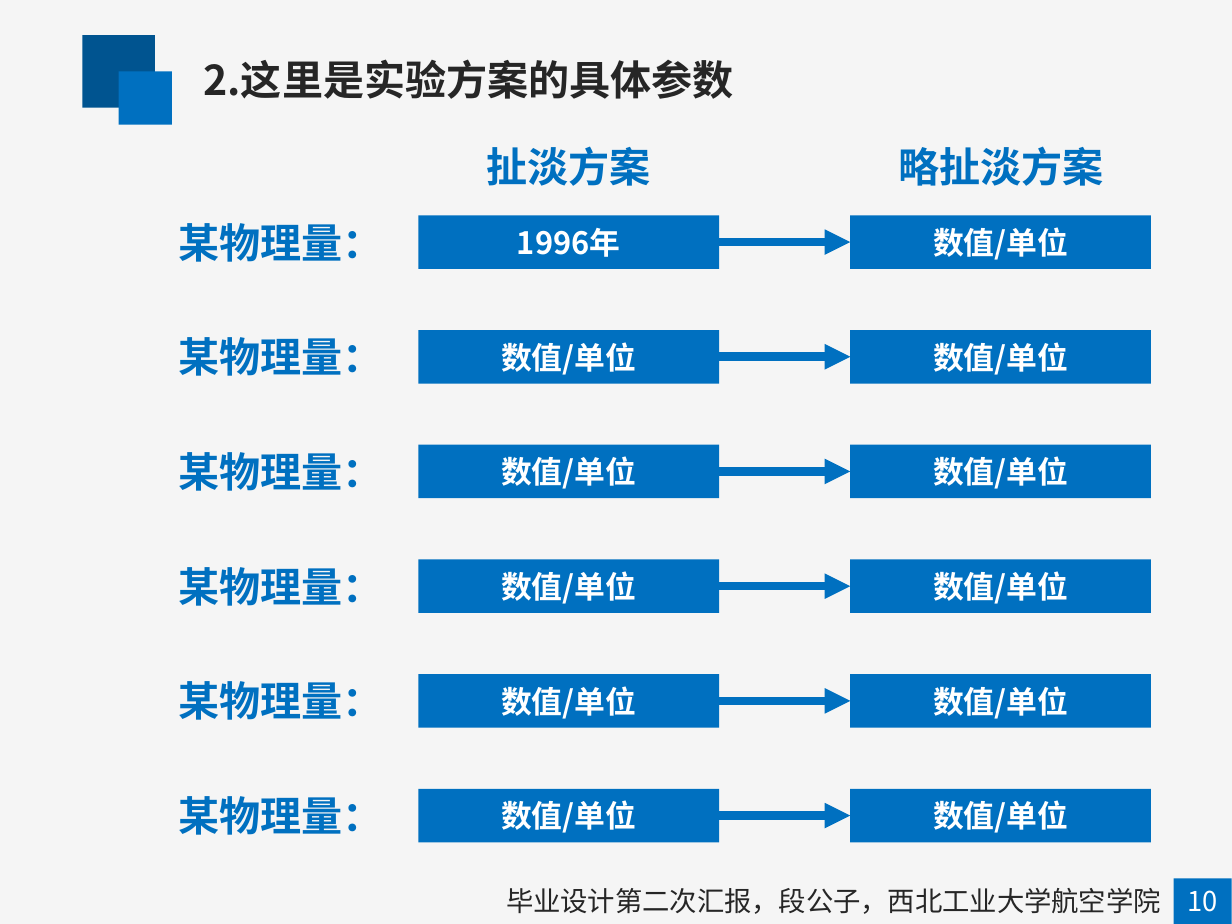
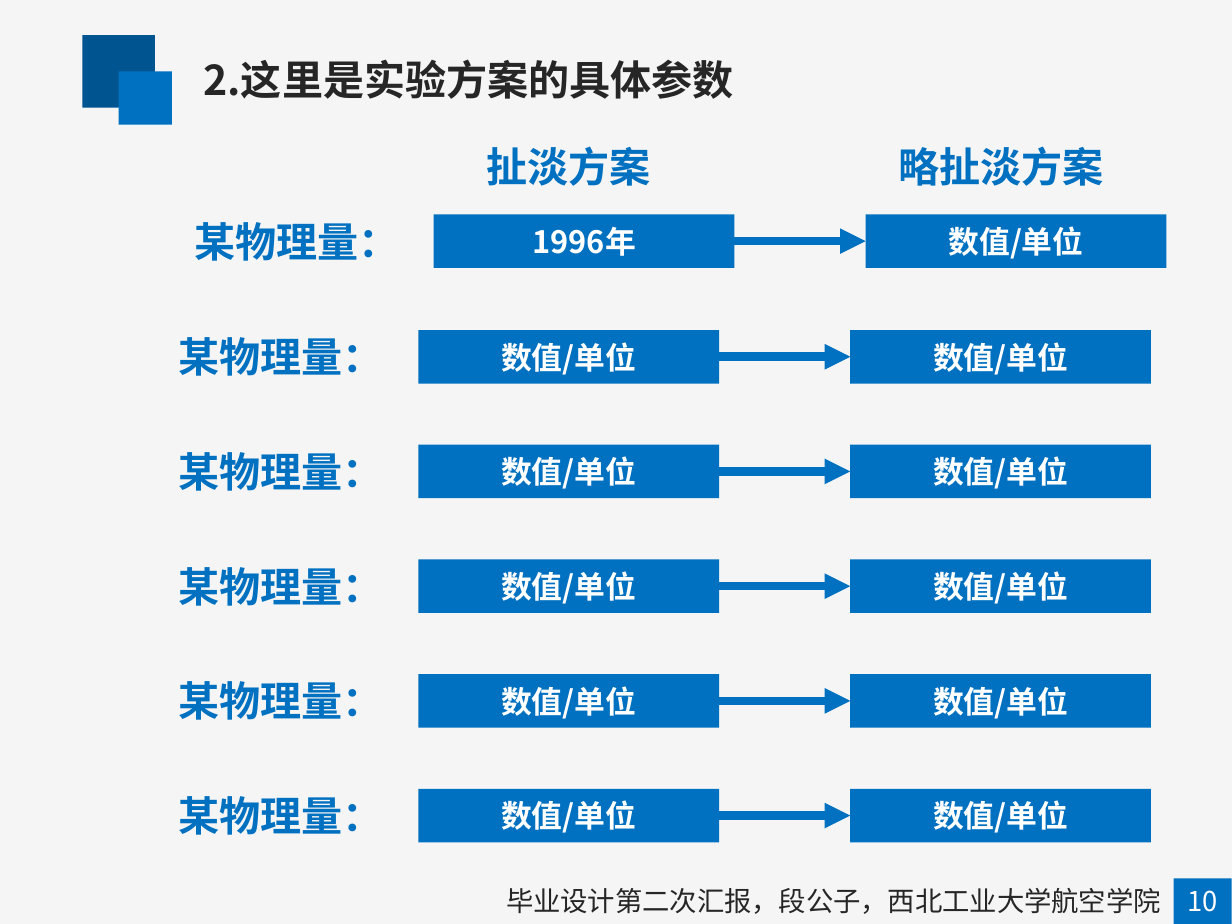
Before and after one commit to mapengfei-nwpu/ant, a slide deck: slide 13 of 蚁群优化算法.pptx (slide 10 before the commit). Drawn at 1232x924 pixels with LibreOffice and Linux fonts; fonts in the diff are those of the drawing. Boxes give left, top, right and bottom in pixels: in the first picture for what was removed or moved away, otherwise in the second. Text is boxed around its words. In the diff, an @@ line names an element or a change of style, - is before the commit and + after.

```diff
--- a/蚁群优化算法.pptx
+++ b/蚁群优化算法.pptx
@@ 2 rectangles, 1 text, 1 arrow: place and size @@
-2 rectangles, 1 text, 1 arrow at bbox=[179, 216, 1151, 269]
+2 rectangles, 1 text, 1 arrow at bbox=[194, 214, 1167, 267]
```
Also in this commit, not shown: 4 other slides changed, 4 slides added, 2 slides removed.
